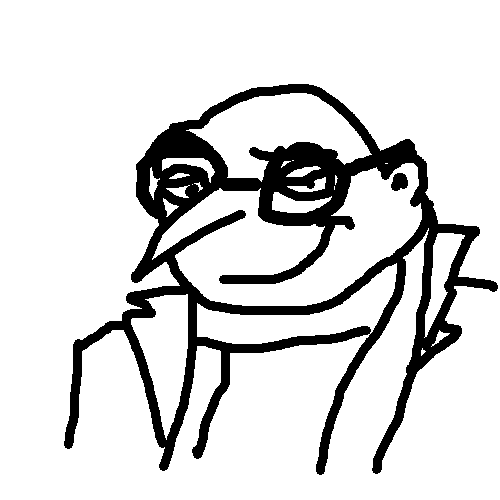
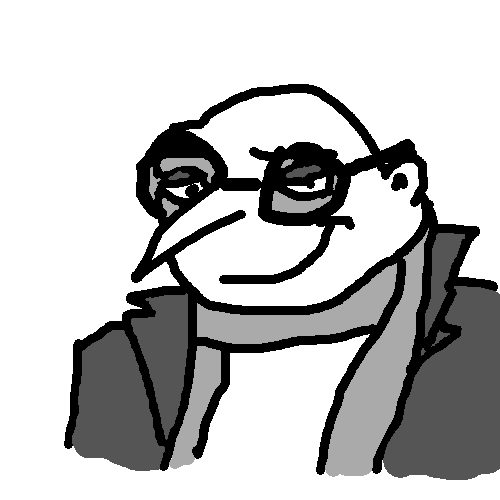
Two versions of the same layered image (500px x 500px). Layer-by-layer changes:
added layer "colour1" above "Background" over [72, 158, 500, 480]
painted on "Background" over [368, 324, 376, 334]
hid "background #1" over [72, 158, 500, 480]
